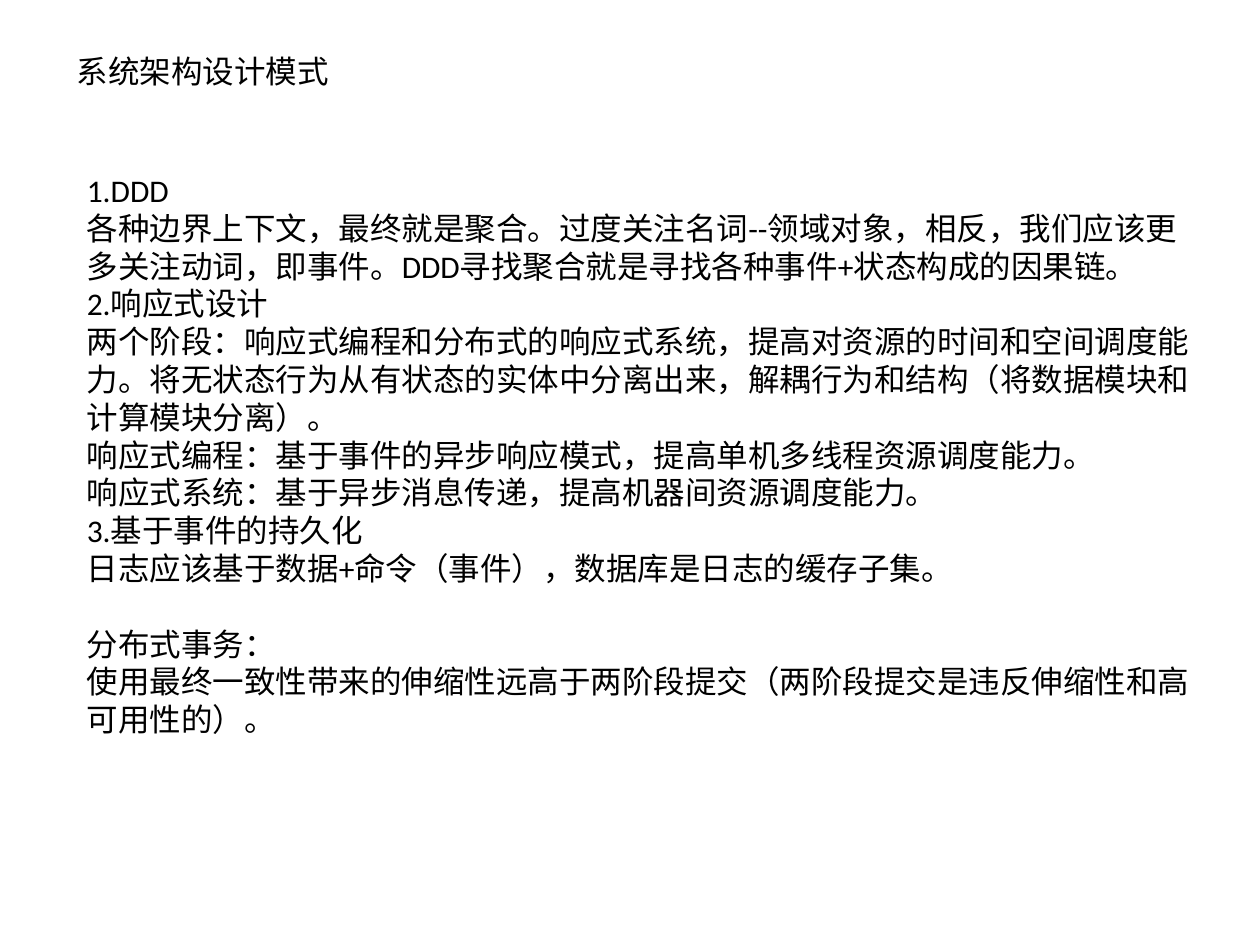
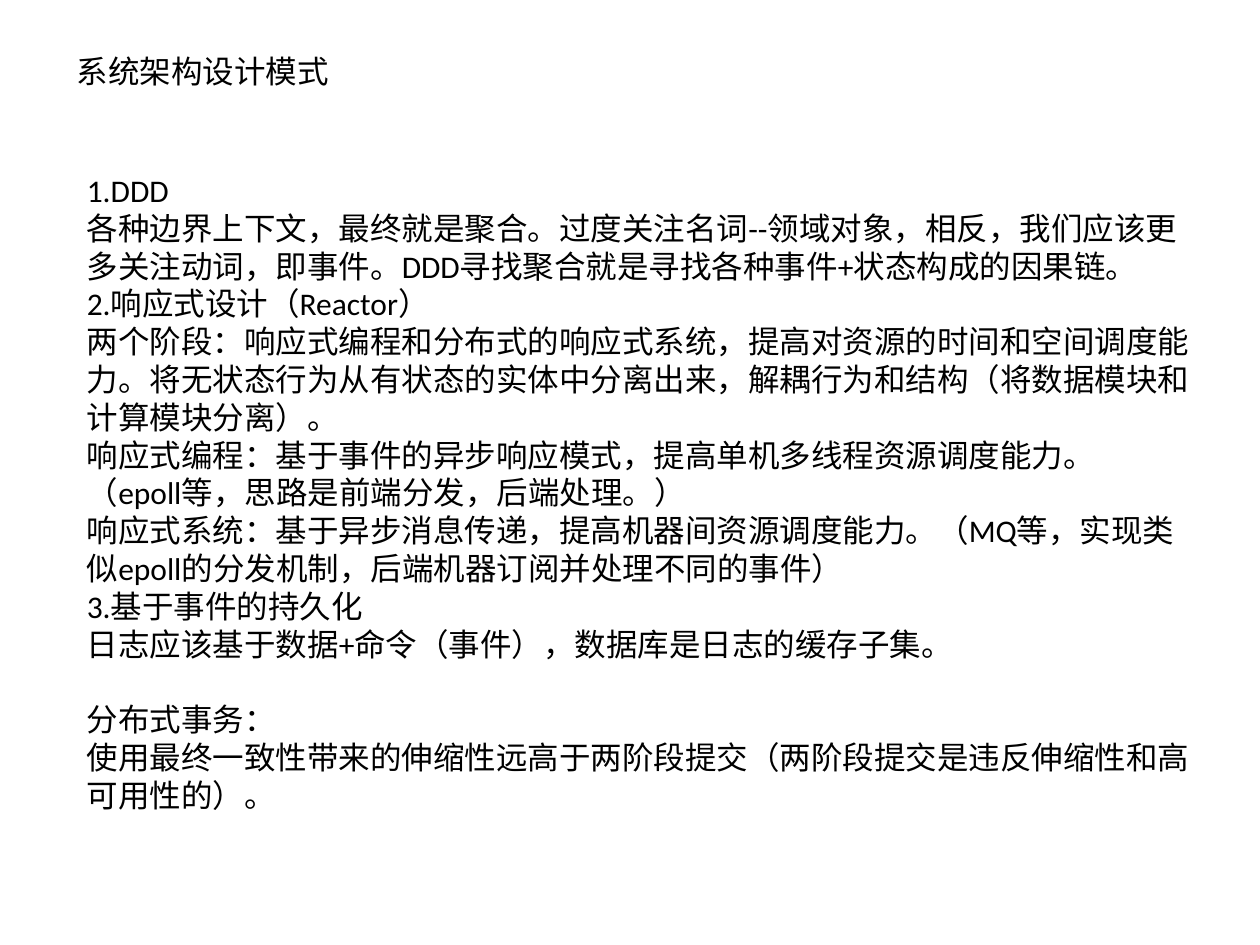
Before and after one commit to willkk/miscellaneous, a slide deck: slide 1 of arch_design/Arch_Design .pptx. Drawn at 1260x945 pixels with LibreOffice and Linux fonts; fonts in the diff are those of the drawing. Boxes give left, top, right and bottom in pixels: in the first picture for what was removed or moved away, otherwise in the second. Text is boxed around its words. In the diff, an @@ line names an element or a change of style, - is before the commit and + after.

```diff
--- a/arch_design/Arch_Design .pptx
+++ b/arch_design/Arch_Design .pptx
@@ text at <box>87,289,430,318</box>: text changed @@
-2.响应式设计
+2.响应式设计（Reactor）
@@ text at <box>87,440,1175,585</box>: text changed @@
-响应式编程：基于事件的异步响应模式，提高单机多线程资源调度能力。
-响应式系统：基于异步消息传递，提高机器间资源调度能力。
+响应式编程：基于事件的异步响应模式，提高单机多线程资源调度能力。 （epoll等，思路是前端分发，后端处理。）
+响应式系统：基于异步消息传递，提高机器间资源调度能力。（MQ等，实现类似epoll的分发机制，后端机器订阅并处理不同的事件）
```
Also in this commit, not shown: 1 other file.
